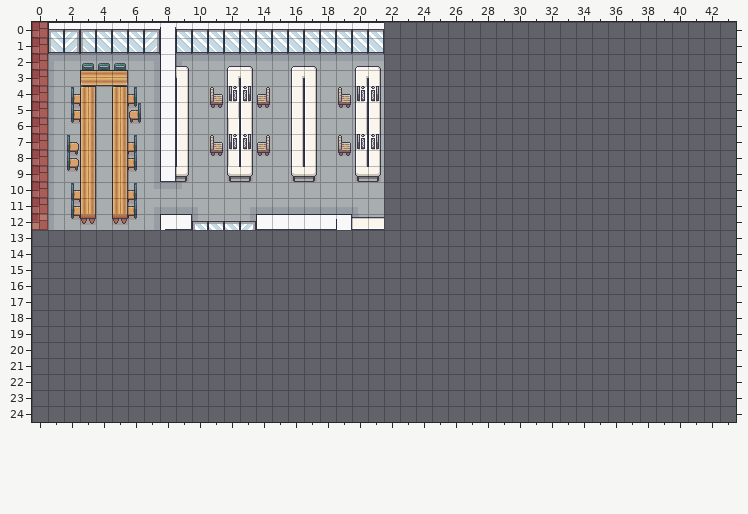
Tiled map, stored at map/PHL_L.tmx. Above: the version before the commit.
Cells are 48x48 px. Shown: x 0..43, y 0..24. The old version is drawn lined up with the new one.
After the commit:
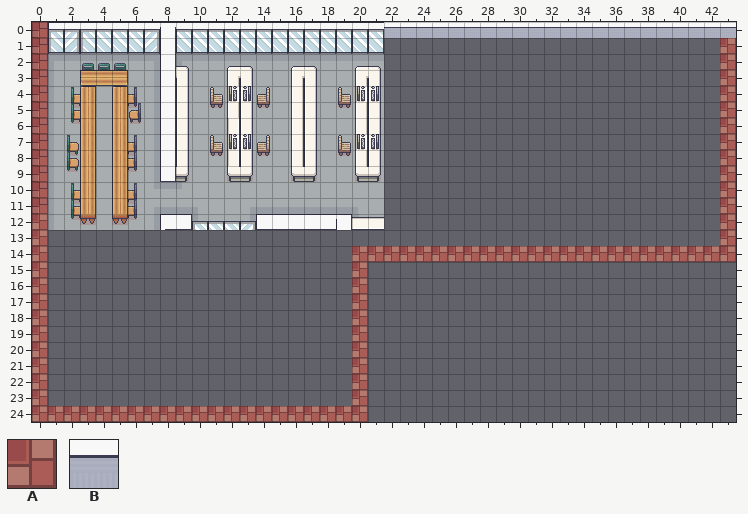
Key: from "tuile_exterieur": A 98, B 297.
_ is an empty cell.
Difference:
{"change": "map size 22x13 -> 44x25 cells"}
{"where": "layer \"Mur\""}
{"y":0,"x":22,"old":"______________________","new":"BBBBBBBBBBBBBBBBBBBBBB"}
{"y":1,"x":43,"old":"_","new":"A"}
{"y":2,"x":43,"old":"_","new":"A"}
{"y":3,"x":43,"old":"_","new":"A"}
{"y":4,"x":43,"old":"_","new":"A"}
{"y":5,"x":43,"old":"_","new":"A"}
{"y":6,"x":43,"old":"_","new":"A"}
{"y":7,"x":43,"old":"_","new":"A"}
{"y":8,"x":43,"old":"_","new":"A"}
{"y":9,"x":43,"old":"_","new":"A"}
{"y":10,"x":43,"old":"_","new":"A"}
{"y":11,"x":43,"old":"_","new":"A"}
{"y":12,"x":43,"old":"_","new":"A"}
{"y":13,"x":0,"old":"_","new":"A"}
{"y":13,"x":43,"old":"_","new":"A"}
{"y":14,"x":0,"old":"_","new":"A"}
{"y":14,"x":20,"old":"________________________","new":"AAAAAAAAAAAAAAAAAAAAAAAA"}
{"y":15,"x":0,"old":"_","new":"A"}
{"y":15,"x":20,"old":"_","new":"A"}
{"y":16,"x":0,"old":"_","new":"A"}
{"y":16,"x":20,"old":"_","new":"A"}
{"y":17,"x":0,"old":"_","new":"A"}
{"y":17,"x":20,"old":"_","new":"A"}
{"y":18,"x":0,"old":"_","new":"A"}
{"y":18,"x":20,"old":"_","new":"A"}
{"y":19,"x":0,"old":"_","new":"A"}
{"y":19,"x":20,"old":"_","new":"A"}
{"y":20,"x":0,"old":"_","new":"A"}
{"y":20,"x":20,"old":"_","new":"A"}
{"y":21,"x":0,"old":"_","new":"A"}
{"y":21,"x":20,"old":"_","new":"A"}
{"y":22,"x":0,"old":"_","new":"A"}
{"y":22,"x":20,"old":"_","new":"A"}
{"y":23,"x":0,"old":"_","new":"A"}
{"y":23,"x":20,"old":"_","new":"A"}
{"y":24,"x":0,"old":"_____________________","new":"AAAAAAAAAAAAAAAAAAAAA"}
